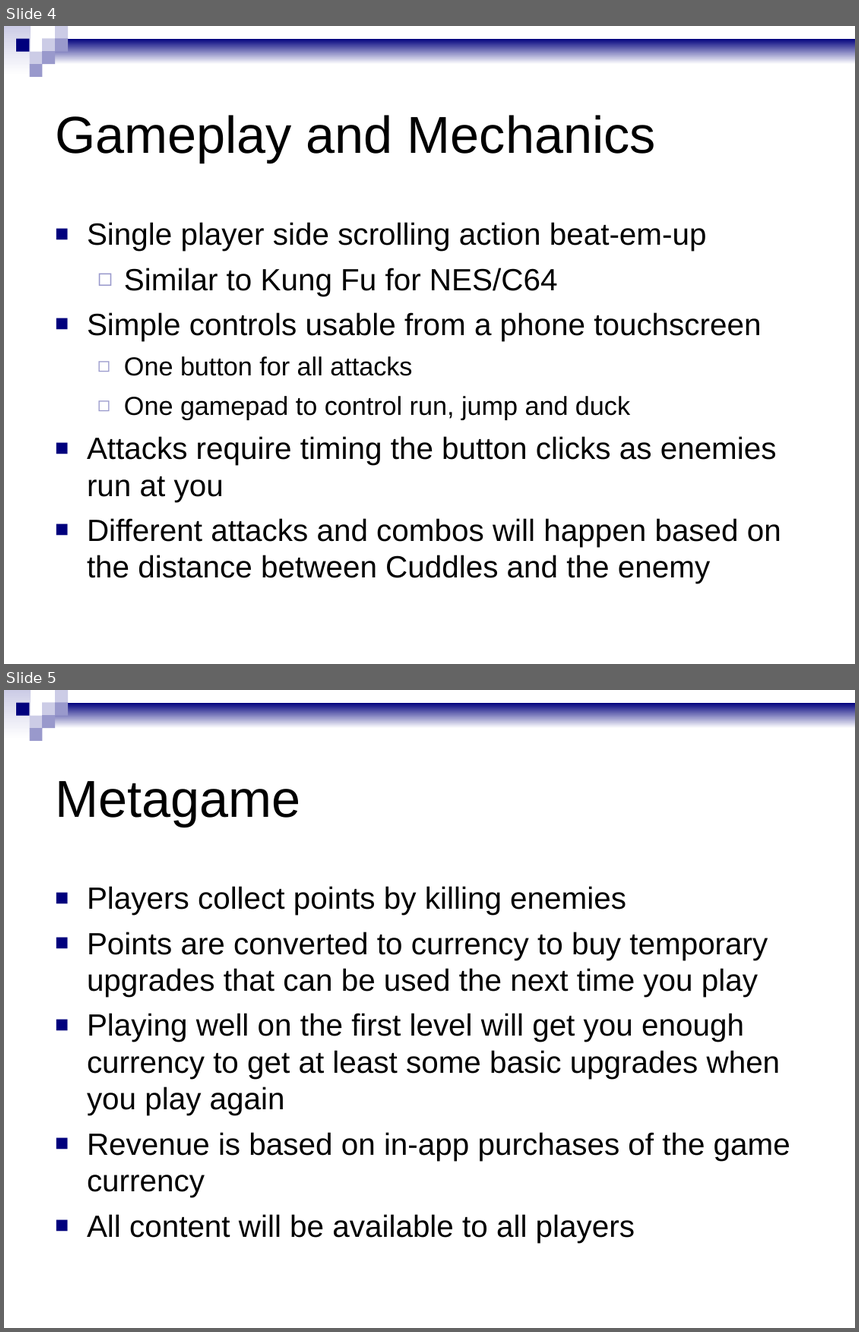
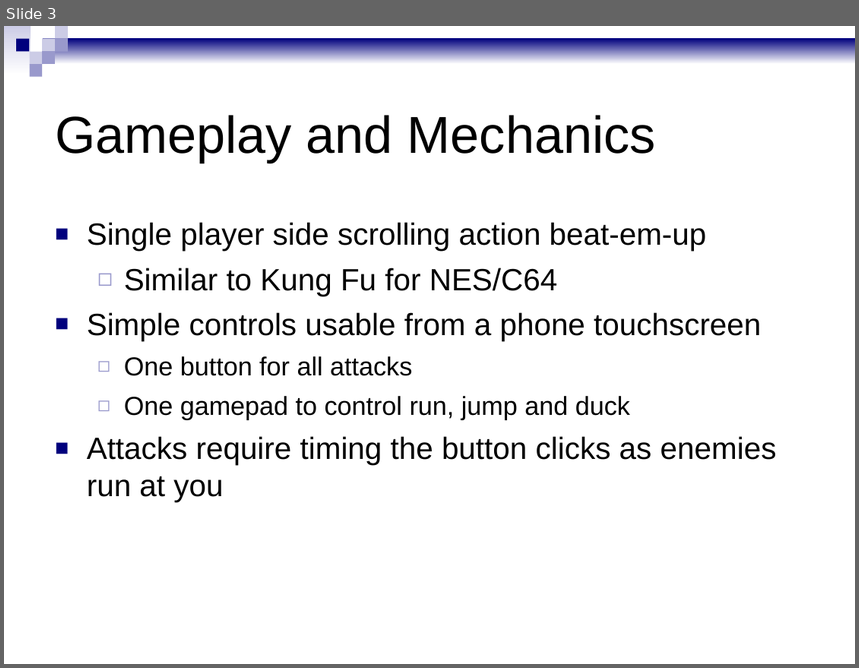
Before and after one commit to Xyzyx101/Pitch_Proposal_GDD_Project, a slide deck: pitch/pitch.odp. Shown one above the other, each under a label of ours: slides 4 and 5 before the commit, slide 3 after it. The pictures are 859x1332 and 859x668 pixels, drawn with LibreOffice and Linux fonts; fonts in the diff are those of the drawing. Boxes give left, top, right and bottom in pixels: in the first picture for what was removed or moved away, otherwise in the second. Text is boxed around its words. In the diff, an @@ line names an element or a change of style, - is before the commit and + after.

```diff
--- a/pitch/pitch.odp
+++ b/pitch/pitch.odp
@@ slide 5 removed at (4,690,855,1328), background #FFFFFF; not listed: 9 template elements that a slide beside it also shows @@
@@ title removed at (55,781,300,826) @@
-Metagame
@@ text removed at (87,886,791,1243) @@
-■ Players collect points by killing enemies
-■ Points are converted to currency to buy temporary upgrades that can be used the next time you play
-■ Playing well on the first level will get you enough currency to get at least some basic upgrades when you play again
-■ Revenue is based on in-app purchases of the game currency
-■ All content will be available to all players
@@ what was slide 4 is now slide 3 @@
@@ slide 3 changed as well @@
@@ text at (87,518,781,584): paragraph removed @@
-■ Different attacks and combos will happen based on the distance between Cuddles and the enemy
```
Also in this commit, not shown: 2 other slides changed, 1 slide added, 4 other slides removed, 1 other file.
